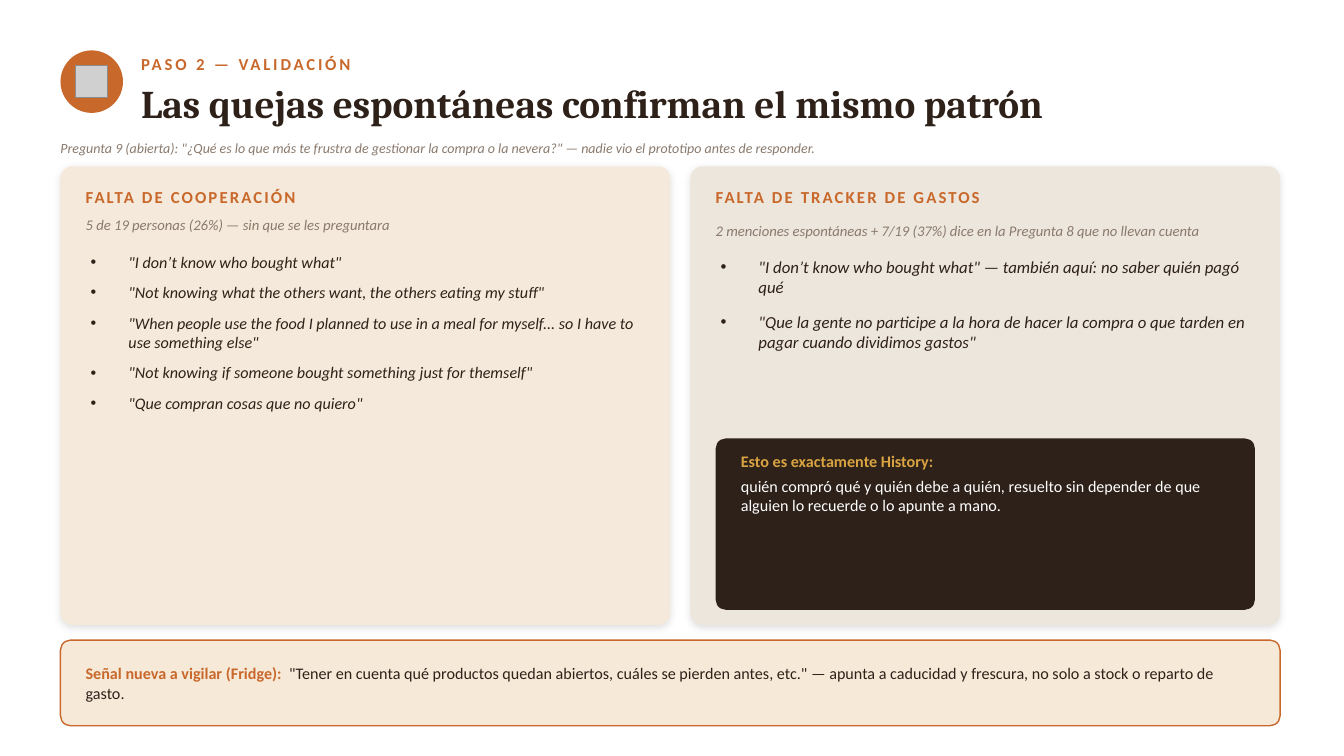
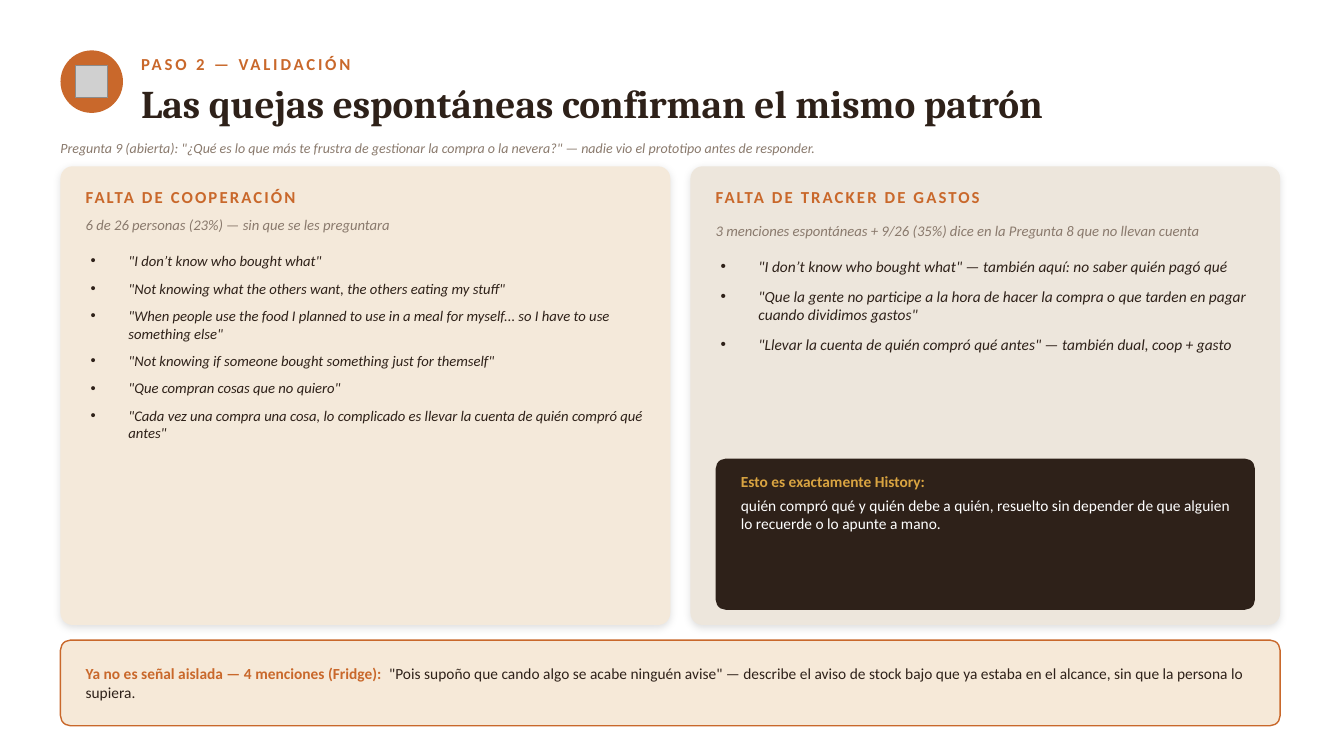
Before and after one commit to lagoanadia/Larder, a slide deck: slide 6 of docs/larder-presentacion.pptx. Drawn at 1344x756 pixels with LibreOffice and Linux fonts; fonts in the diff are those of the drawing; grey boxes stand for pictures. Boxes give left, top, right and bottom in pixels: in the first picture for what was removed or moved away, otherwise in the second. Text is boxed around its words. In the diff, an @@ line names an element or a change of style, - is before the commit and + after.

```diff
--- a/docs/larder-presentacion.pptx
+++ b/docs/larder-presentacion.pptx
@@ text at (86, 219, 390, 233): text changed @@
-5 de 19 personas (26%) — sin que se les preguntara
+6 de 26 personas (23%) — sin que se les preguntara
@@ text at (716, 225, 1199, 239): text changed @@
-2 menciones espontáneas + 7/19 (37%) dice en la Pregunta 8 que no llevan cuenta
+3 menciones espontáneas + 9/26 (35%) dice en la Pregunta 8 que no llevan cuenta
@@ text at (128, 256, 609, 396): size 11.5 to 10.5 pt in ""I don’t know who bought what"", ""Not knowing what the others want, the ...", ""When people use the food I planned ...", ""Not knowing if someone bought something just ..." and 1 more places; less space between paragraphs @@
@@ text at (758, 261, 1246, 323): size 12 to 11 pt in ""I don’t know who bought what" — ...", ""Que la gente no participe a la ..."; less space between paragraphs @@
@@ text at (758, 339, 1232, 353): paragraph added @@
+• "Llevar la cuenta de quién compró qué antes" — también dual, coop + gasto
@@ text at (128, 410, 642, 438): paragraph added @@
+• "Cada vez una compra una cosa, lo complicado es llevar la cuenta de quién compró qué antes"
@@ rounded rectangle: place and size @@
-rounded rectangle at (716, 439, 1255, 610)
+rounded rectangle at (716, 459, 1255, 610)
@@ rounded rectangle at (716, 459, 1255, 610): proportions changed @@
@@ text "Esto es exactamente History:": place and size @@
-text "Esto es exactamente History:" at (741, 456, 1200, 514)
+text "Esto es exactamente History:" at (741, 476, 1230, 532)
@@ text "Esto es exactamente History:" at (741, 476, 1230, 532): size 11.5 to 11 pt @@
@@ text at (86, 668, 1243, 701): text changed; size 11.5 to 11 pt @@
-Señal nueva a vigilar (Fridge): "Tener en cuenta qué productos quedan abiertos, cuáles se pierden antes, etc." — apunta a caducidad y frescura, no solo a stock o reparto de gasto.
+Ya no es señal aislada — 4 menciones (Fridge): "Pois supoño que cando algo se acabe ninguén avise" — describe el aviso de stock bajo que ya estaba en el alcance, sin que la persona lo supiera.
```
Also in this commit, not shown: 1 other slide changed, 1 other file.
